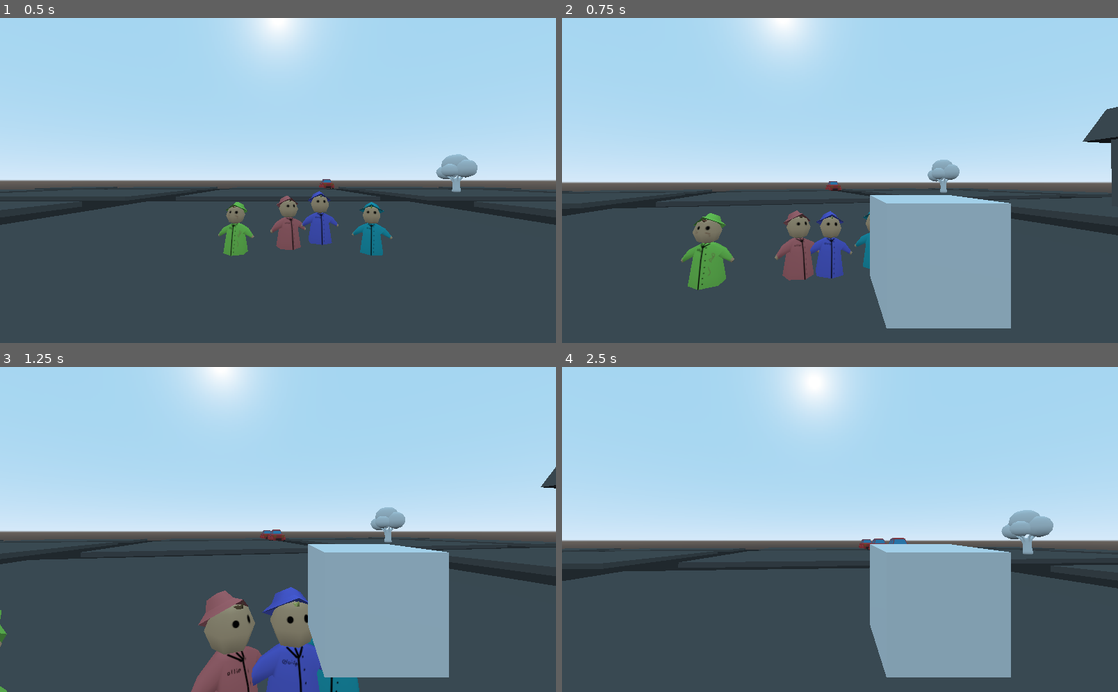
Above: before the commit, frames 1-4 (two rows, left to right).
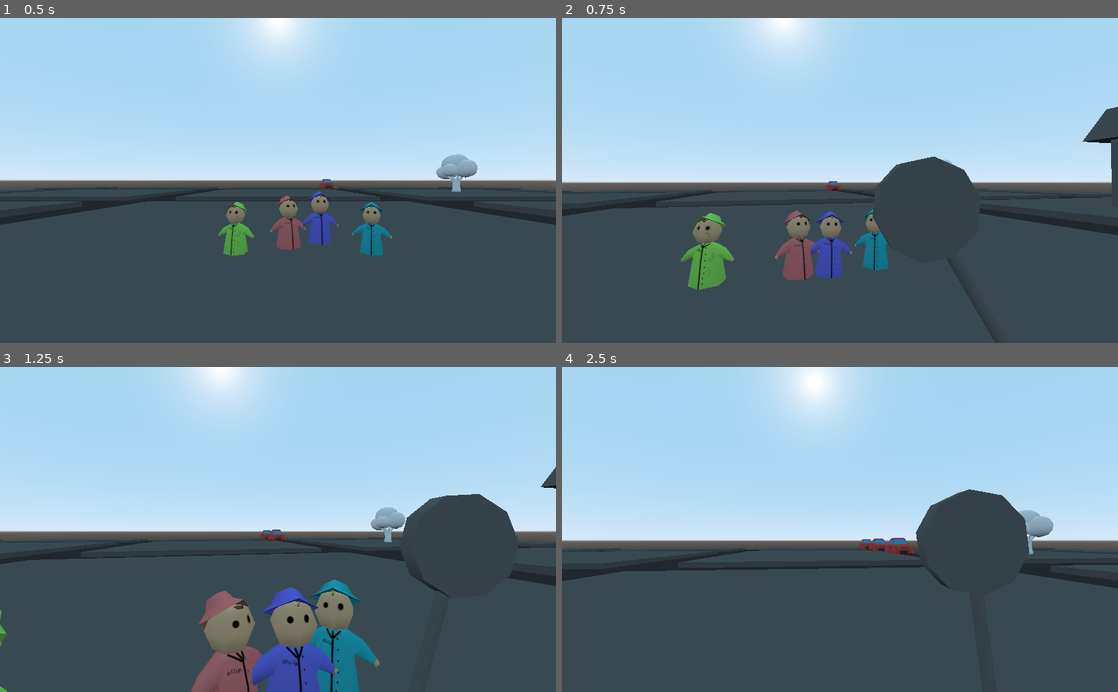
Above: after the commit, the same moments.

Repository: Rustywolf/GGJ2021
Game: Godot game, scene res://World.tscn
Same seed, same stepped clock (60 frames per second), same inputs: the game is played once before the commit and once after it.
Inputs (mouse positions are in pixels of both pictures, inside the frame that each line leads up to):
- Up to frame 1 (0.5 s): no input
- Up to frame 2 (0.75 s): move the mouse to (867, 180) at 0.52 s; press the mouse at (867, 180) at 0.53 s; hold W (move_forward) from 0.53 s (still down)
- Up to frame 3 (1.25 s): keep holding W (move_forward)
- Up to frame 4 (2.5 s): keep holding W (move_forward); move the mouse to (812, 529) at 1.27 s; release the mouse at (812, 529) at 1.28 s; click (812, 529) at 1.35 s; move the mouse to (851, 523) at 2.02 s; press the mouse at (851, 523) at 2.03 s

Frame 1 is identical in both runs. In frame 2, 11% of the frame differs, in the area x 55-81%, y 42-96%; in frame 3, 13%; in frame 4, 13%, in the area x 55-85%, y 37-96%.

Commit message:
Lollipop

Diff:
--- a/Scenes/Characters/Player/Player.tscn
+++ b/Scenes/Characters/Player/Player.tscn
@@ -1,7 +1,8 @@
-[gd_scene load_steps=6 format=2]
+[gd_scene load_steps=7 format=2]
 
 [ext_resource path="res://Scenes/Characters/Player/Player.gd" type="Script" id=1]
 [ext_resource path="res://Assets/Sound/Music.wav" type="AudioStream" id=2]
+[ext_resource path="res://Scenes/Objects/Lollipop/Lollipop.tscn" type="PackedScene" id=3]
 
 [sub_resource type="CapsuleShape" id=1]
 radius = 0.5
@@ -12,6 +13,7 @@
 [sub_resource type="Animation" id=3]
 resource_name = "Lollipop"
 length = 3.0
+step = 0.05
 tracks/0/type = "value"
 tracks/0/path = NodePath("Camera/Lollipop:visible")
 tracks/0/interp = 1
@@ -60,6 +62,18 @@
 "update": 1,
 "values": [ true, false ]
 }
+tracks/4/type = "value"
+tracks/4/path = NodePath("Camera/Lollipop/Lollipop:rotation_degrees")
+tracks/4/interp = 1
+tracks/4/loop_wrap = true
+tracks/4/imported = false
+tracks/4/enabled = true
+tracks/4/keys = {
+"times": PoolRealArray( 0, 0.2, 0.6, 1, 1.4, 1.8, 2.2, 2.6, 2.8 ),
+"transitions": PoolRealArray( 1, 1, 1, 1, 1, 1, 1, 1, 1 ),
+"update": 0,
+"values": [ Vector3( 0, 90, 0 ), Vector3( -30, 90, 0 ), Vector3( 30, 90, 0 ), Vector3( -30, 90, 0 ), Vector3( 30, 90, 0 ), Vector3( -30, 90, 0 ), Vector3( 30, 90, 0 ), Vector3( -30, 90, 0 ), Vector3( 0, 90, 0 ) ]
+}
 
 [node name="Player" type="KinematicBody"]
 collision_layer = 2147483651
@@ -85,10 +99,8 @@
 shape = SubResource( 2 )
 disabled = true
 
-[node name="CSGBox" type="CSGBox" parent="Camera/Lollipop"]
-width = 0.4
-height = 0.4
-depth = 0.4
+[node name="Lollipop" parent="Camera/Lollipop" instance=ExtResource( 3 )]
+transform = Transform( -1.62921e-07, 0, 1, 0, 1, 0, -1, 0, -1.62921e-07, 0.244939, -0.276546, 0 )
 
 [node name="Tracking" type="Spatial" parent="."]
 
--- /dev/null
+++ b/Scenes/Objects/Lollipop/Lollipop.tscn
@@ -0,0 +1,12 @@
+[gd_scene load_steps=4 format=2]
+
+[ext_resource path="res://Assets/Models/SM_lollypop.fbx" type="PackedScene" id=1]
+[ext_resource path="res://Assets/Textures/Lollypop/SM_lollypop_T_lollypop_BaseColor.png" type="Texture" id=2]
+
+[sub_resource type="SpatialMaterial" id=1]
+albedo_texture = ExtResource( 2 )
+
+[node name="Lollipop" instance=ExtResource( 1 )]
+
+[node name="lollypop2" parent="." index="0"]
+material_override = SubResource( 1 )
Not shown, added: Assets/Models/SM_lollypop.fbx.import
Not shown, added: Assets/Textures/Lollypop/SM_lollypop_T_lollypop_BaseColor.png.import
Not shown, added: Assets/Textures/Lollypop/SM_lollypop_T_lollypop_Normal.png.import
Not shown, added: Assets/Textures/Lollypop/SM_lollypop_T_lollypop_OcclusionRoughnessMetallic.png.import
